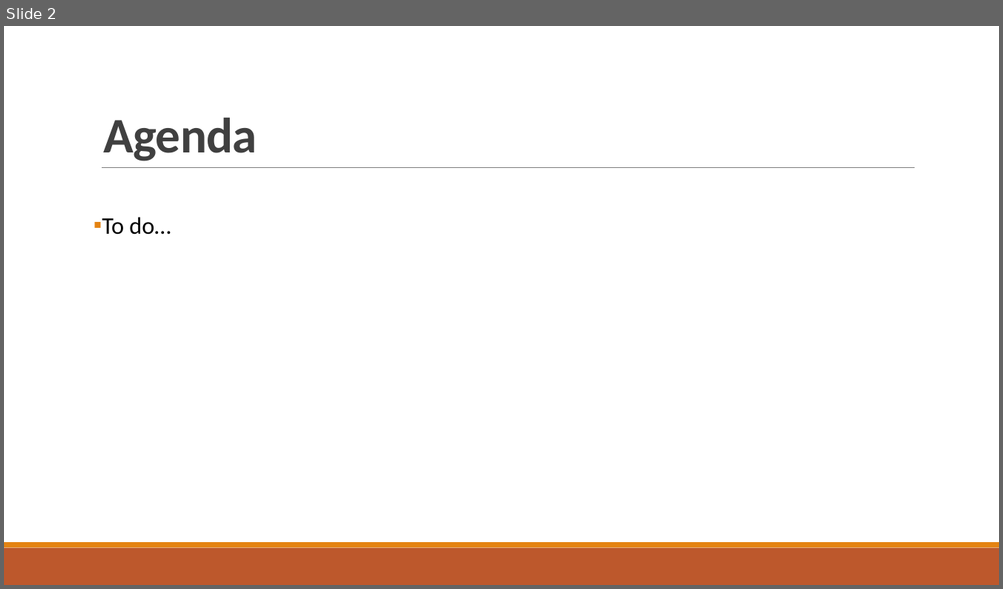
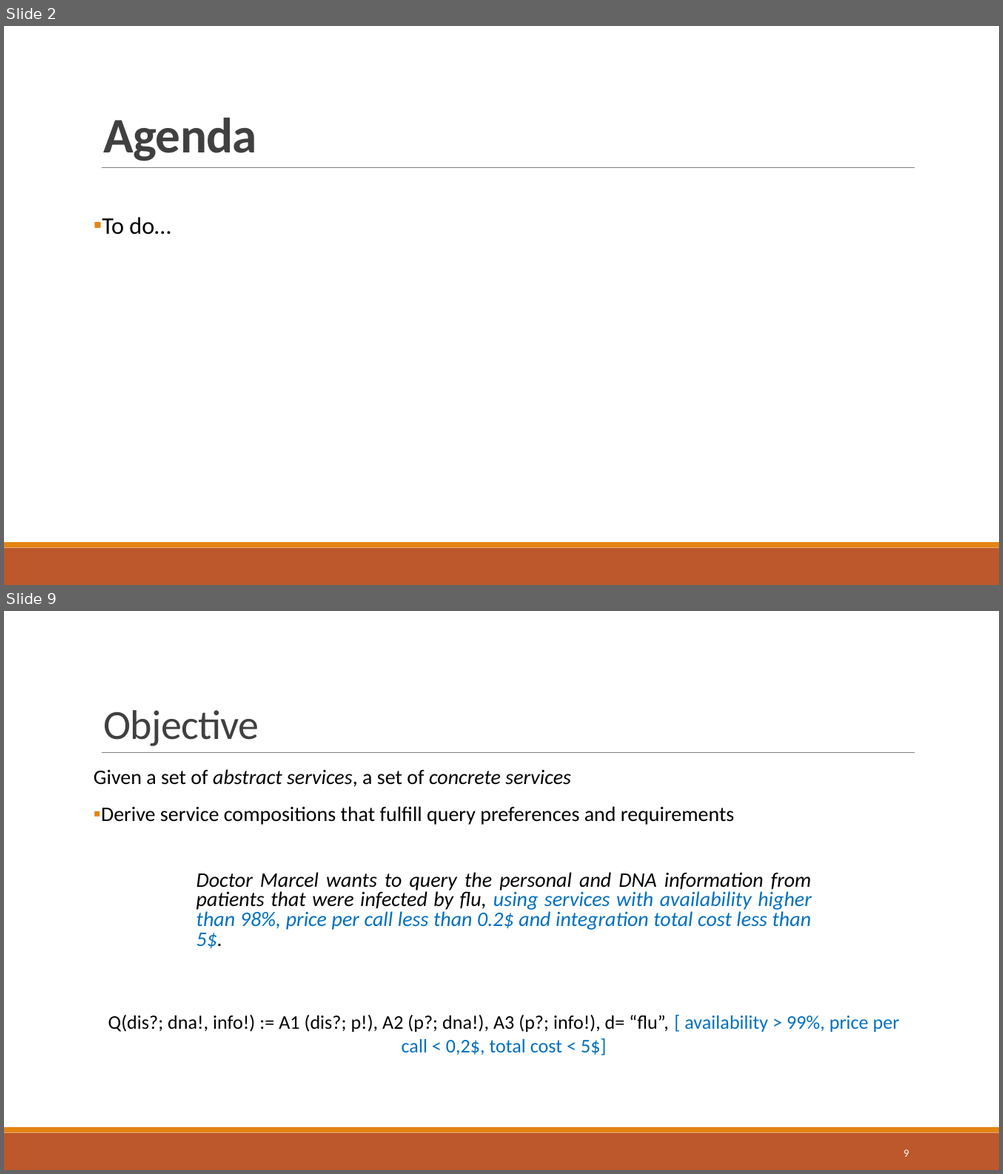
Before and after one commit to danielboni/DanielCarvalho-PhD, a slide deck: Presentations/ADBIS 2016/ADBIS-2016-Presentation.pptx. Shown one above the other, each under a label of ours: slide 2 before the commit, slides 2 and 9 after it; the slides between them are not shown. The pictures are 1003x589 and 1003x1174 pixels, drawn with LibreOffice and Linux fonts; fonts in the diff are those of the drawing. Boxes give left, top, right and bottom in pixels: in the first picture for what was removed or moved away, otherwise in the second. Text is boxed around its words. In the diff, an @@ line names an element or a change of style, - is before the commit and + after.

```diff
--- a/Presentations/ADBIS 2016/ADBIS-2016-Presentation.pptx
+++ b/Presentations/ADBIS 2016/ADBIS-2016-Presentation.pptx
@@ slide 9 added at (x1=4, y1=611, x2=999, y2=1170), background #FFFFFF; not listed: 3 template elements that a slide beside it also shows @@
@@ title added at (x1=103, y1=710, x2=259, y2=746), 30 pt, text #404040 @@
+Objective
@@ text added at (x1=94, y1=769, x2=734, y2=825), 15 pt, text #000000 @@
+Given a set of abstract services, a set of concrete services
+▪ Derive service compositions that fulfill query preferences and requirements
@@ text added at (x1=196, y1=872, x2=811, y2=948), 15 pt, text #0070C0, italic @@
+Doctor Marcel wants to query the personal and DNA information from patients that were infected by flu, using services with availability higher than 98%, price per call less than 0.2$ and integration total cost less than 5$.
@@ text added at (x1=108, y1=1015, x2=899, y2=1056), 14 pt, text #000000 @@
+Q(dis?; dna!, info!) := A1 (dis?; p!), A2 (p?; dna!), A3 (p?; info!), d= “flu”, [ availability > 99%, price per call < 0,2$, total cost < 5$]
@@ page number added at (x1=903, y1=1150, x2=908, y2=1157), 7.9 pt, text #FFFFFF @@
+9
```
Also in this commit, not shown: 11 slides changed, 7 other slides added.
